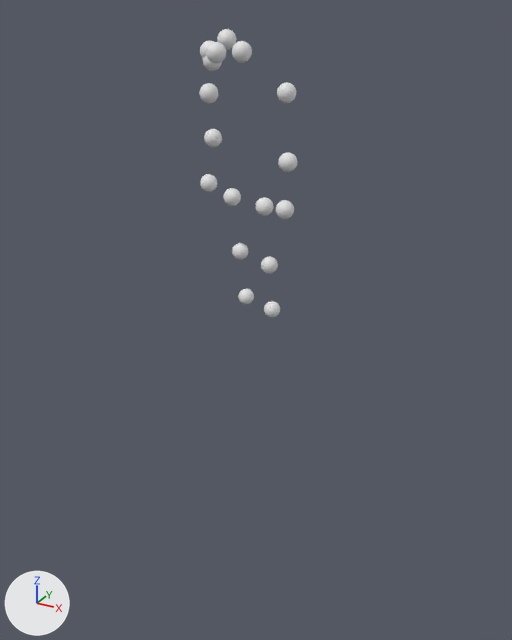
The Blender file skeleton_animation.blend: old version first, new version second.
The view is the same before and after, from a camera (50 mm lens) standing at (1.68, 5.69, 3.32) and looking at (-0.32, 9.33, 1.5). Arrows for +X, +Y and +Z are at lower left; the lights stay in place.

Objects in the first picture: 'Joint_0', 'Joint_1', 'Joint_10', 'Joint_11', 'Joint_12', 'Joint_13', 'Joint_14', 'Joint_15', 'Joint_16', 'Joint_2', 'Joint_3', 'Joint_4', 'Joint_5', 'Joint_6', 'Joint_7', 'Joint_8', 'Joint_9'.
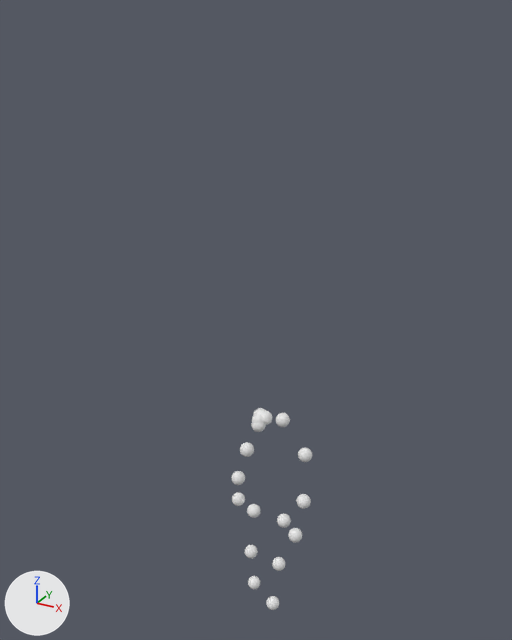
Edits to the scene script, one JSON object a line:
```json
{"op": "set", "path": "ob_joint_0.location", "old": "(-0.341, 8.918, 3.084)", "new": "(-0.342, 9.412, 0.671)"}
{"op": "set", "path": "ob_joint_1.location", "old": "(-0.305, 8.899, 3.121)", "new": "(-0.312, 9.457, 0.71)"}
{"op": "set", "path": "ob_joint_2.location", "old": "(-0.355, 8.918, 3.126)", "new": "(-0.357, 9.469, 0.713)"}
{"op": "set", "path": "ob_joint_3.location", "old": "(-0.189, 8.952, 3.126)", "new": "(-0.199, 9.5, 0.705)"}
{"op": "set", "path": "ob_joint_4.location", "old": "(-0.359, 9.092, 3.175)", "new": "(-0.347, 9.425, 0.698)"}
{"op": "set", "path": "ob_joint_5.location", "old": "(0.003, 9.072, 2.93)", "new": "(-0.017, 9.492, 0.481)"}
{"op": "set", "path": "ob_joint_6.location", "old": "(-0.408, 8.984, 2.915)", "new": "(-0.399, 9.347, 0.486)"}
{"op": "set", "path": "ob_joint_7.location", "old": "(0.033, 9.04, 2.587)", "new": "(0.033, 9.383, 0.177)"}
{"op": "set", "path": "ob_joint_8.location", "old": "(-0.487, 9.14, 2.656)", "new": "(-0.477, 9.355, 0.212)"}
{"op": "set", "path": "ob_joint_9.location", "old": "(0.012, 9.055, 2.329)", "new": "(0.002, 9.33, -0.093)"}
{"op": "set", "path": "ob_joint_10.location", "old": "(-0.51, 9.117, 2.404)", "new": "(-0.515, 9.418, -0.032)"}
{"op": "set", "path": "ob_joint_11.location", "old": "(-0.138, 9.102, 2.316)", "new": "(-0.138, 9.425, -0.088)"}
{"op": "set", "path": "ob_joint_12.location", "old": "(-0.363, 9.132, 2.336)", "new": "(-0.376, 9.403, -0.076)"}
{"op": "set", "path": "ob_joint_13.location", "old": "(-0.157, 9.203, 1.939)", "new": "(-0.162, 9.403, -0.484)"}
{"op": "set", "path": "ob_joint_14.location", "old": "(-0.393, 9.27, 1.967)", "new": "(-0.398, 9.399, -0.466)"}
{"op": "set", "path": "ob_joint_15.location", "old": "(-0.183, 9.293, 1.618)", "new": "(-0.186, 9.359, -0.844)"}
{"op": "set", "path": "ob_joint_16.location", "old": "(-0.4, 9.351, 1.641)", "new": "(-0.409, 9.467, -0.837)"}
```

Pixel boxes (x1, y1, x2, y2) of what changed, in the pictures (512 x 640 px):
```json
{"object": "Joint_3", "change": "moved", "before": [232, 41, 252, 62], "after": [276, 413, 290, 427]}
{"object": "Joint_5", "change": "moved", "before": [277, 83, 296, 103], "after": [298, 448, 312, 462]}
{"object": "Joint_7", "change": "moved", "before": [278, 152, 297, 172], "after": [296, 494, 311, 509]}
{"object": "Joint_6", "change": "moved", "before": [199, 83, 218, 103], "after": [240, 442, 254, 457]}
{"object": "Joint_1", "change": "moved", "before": [206, 42, 226, 63], "after": [261, 411, 273, 425]}
{"object": "Joint_9", "change": "moved", "before": [276, 200, 294, 219], "after": [288, 528, 302, 543]}
{"object": "Joint_11", "change": "moved", "before": [256, 197, 273, 216], "after": [277, 513, 291, 528]}
{"object": "Joint_8", "change": "moved", "before": [204, 129, 222, 147], "after": [231, 471, 245, 485]}
{"object": "Joint_12", "change": "moved", "before": [223, 188, 241, 206], "after": [247, 504, 261, 518]}
{"object": "Joint_10", "change": "moved", "before": [200, 174, 217, 192], "after": [232, 492, 245, 506]}
{"object": "Joint_4", "change": "moved", "before": [217, 29, 236, 50], "after": [252, 413, 264, 423]}
{"object": "Joint_13", "change": "moved", "before": [261, 257, 278, 274], "after": [272, 557, 285, 571]}
{"object": "Joint_15", "change": "moved", "before": [264, 301, 280, 317], "after": [266, 596, 279, 610]}
{"object": "Joint_14", "change": "moved", "before": [232, 243, 248, 259], "after": [245, 545, 258, 558]}
{"object": "Joint_16", "change": "moved", "before": [238, 289, 254, 304], "after": [248, 576, 260, 589]}
{"object": "Joint_0", "change": "moved", "before": [202, 56, 222, 71], "after": [251, 422, 266, 432]}
{"object": "Joint_2", "change": "moved", "before": [200, 40, 214, 58], "after": [253, 408, 266, 415]}
```
